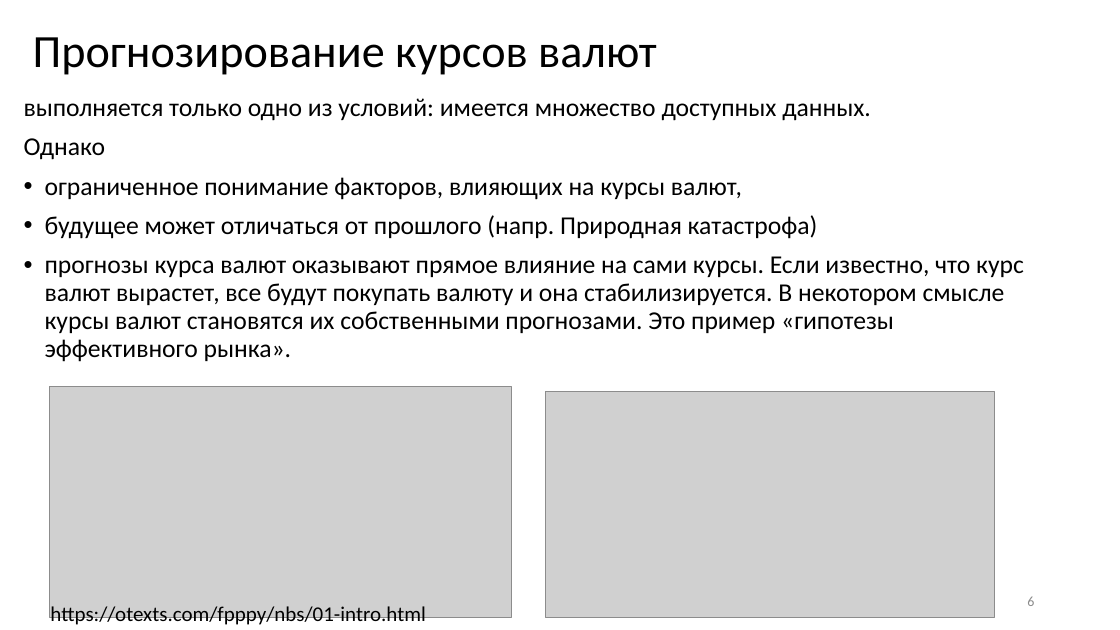
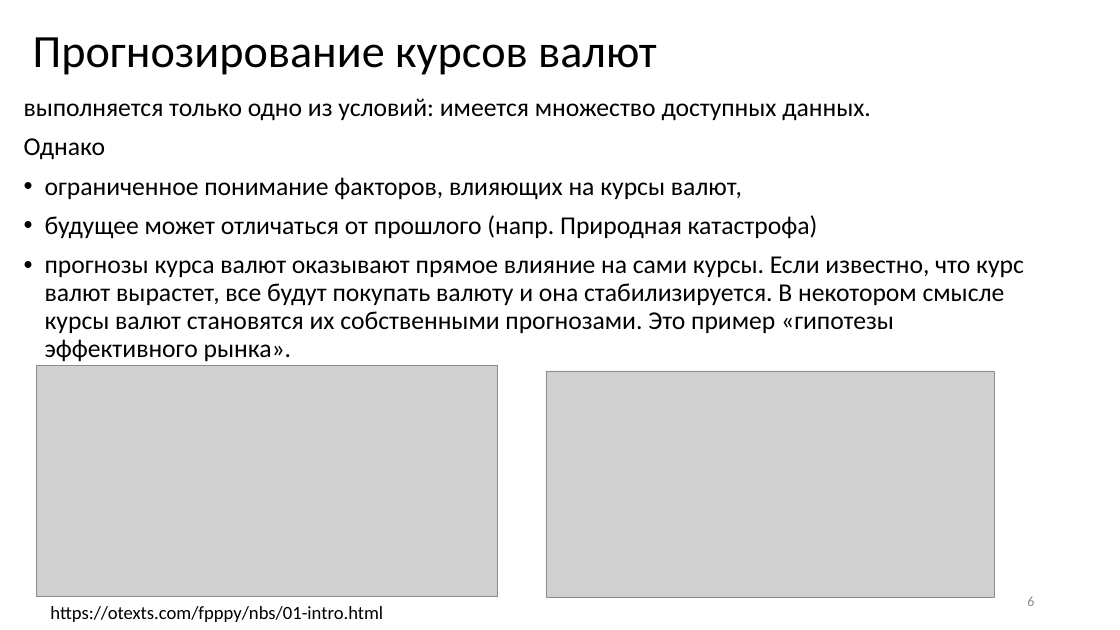
Before and after one commit to MVRonkin/TimeSeriesCourse, a slide deck: slide 6 of 2025/LEC/01-1 Введение в АВР.pptx. Drawn at 1120x630 pixels with LibreOffice and Linux fonts; fonts in the diff are those of the drawing; grey boxes stand for pictures. Boxes give left, top, right and bottom in pixels: in the first picture for what was removed or moved away, otherwise in the second. Text is boxed around its words. In the diff, an @@ line names an element or a change of style, - is before the commit and + after.

```diff
--- a/2025/LEC/01-1 Введение в АВР.pptx
+++ b/2025/LEC/01-1 Введение в АВР.pptx
@@ picture: place and size @@
-picture at box(50, 386, 511, 618)
+picture at box(36, 365, 497, 597)
@@ picture: place and size @@
-picture at box(546, 392, 995, 618)
+picture at box(546, 371, 995, 597)
@@ text "https://otexts.com/fpppy/nbs/01-intro.html" at box(50, 606, 383, 622): size 18 to 16 pt @@
```
Also in this commit, not shown: 1 other slide changed, 1 slide added, 7 slides removed, 12 other files.
